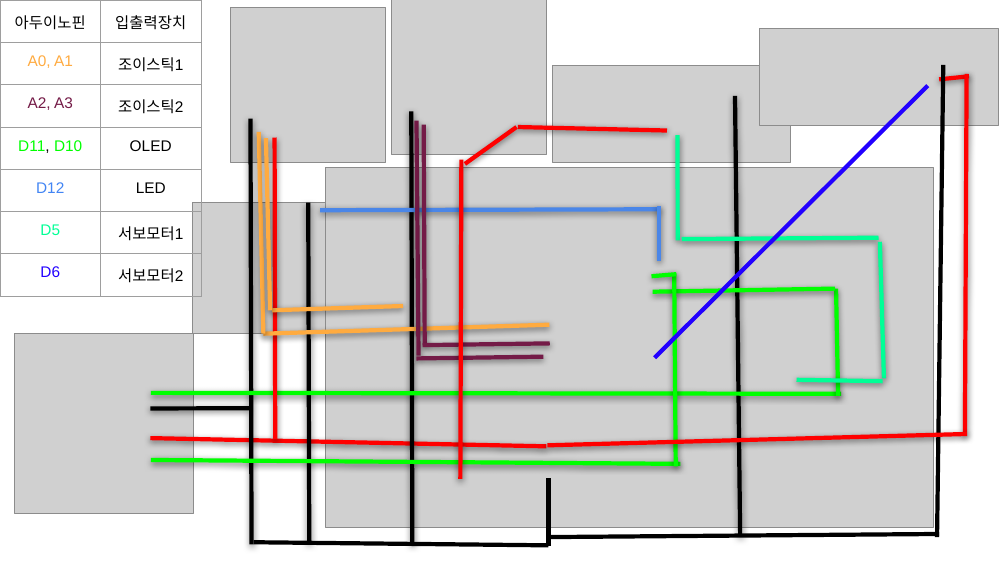
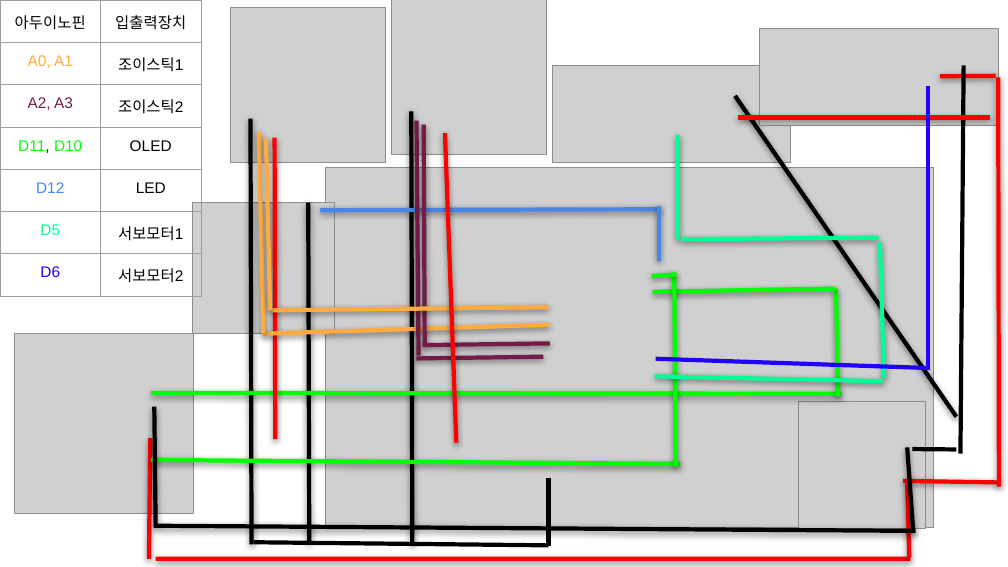
Before and after one commit to Jshong0902/ArduinoProject2, a slide deck: slide 1 of arduinoProject.pptx. Drawn at 1008x567 pixels with LibreOffice and Linux fonts; fonts in the diff are those of the drawing; grey boxes stand for pictures. Boxes give left, top, right and bottom in pixels: in the first picture for what was removed or moved away, otherwise in the second. Text is boxed around its words. In the diff, an @@ line names an element or a change of style, - is before the commit and + after.

Commit message:
결선 수정

```diff
--- a/arduinoProject.pptx
+++ b/arduinoProject.pptx
@@ line moved from (927, 86) - (654, 358) to (927, 86) - (927, 370) @@
@@ line moved from (969, 77) - (939, 80) to (996, 76) - (940, 77) @@
@@ line moved from (943, 65) - (937, 537) to (964, 66) - (961, 454) @@
@@ line moved from (967, 74) - (965, 435) to (998, 78) - (999, 487) @@
@@ line removed from (735, 96) to (740, 536) @@
@@ line added from (735, 96) to (957, 416), #000000 3 pt @@
@@ line added from (990, 118) to (738, 118), #FF0000 3 pt @@
@@ line moved from (462, 159) - (461, 479) to (445, 133) - (457, 443) @@
@@ line removed from (516, 127) to (465, 164) @@
@@ line removed from (667, 130) to (518, 127) @@
@@ line moved from (403, 306) - (272, 310) to (548, 307) - (272, 310) @@
@@ line added from (927, 368) to (655, 359), #2200FF 3 pt @@
@@ line moved from (883, 381) - (796, 380) to (883, 381) - (654, 376) @@
@@ line removed from (150, 408) to (249, 408) @@
@@ line added from (154, 406) to (155, 526), #000000 3 pt @@
@@ picture added at [798,401,925,528] @@
@@ line added from (150, 438) to (149, 558), #FF0000 3 pt @@
@@ line removed from (150, 438) to (546, 447) @@
@@ line removed from (547, 446) to (967, 434) @@
@@ line added from (907, 448) to (913, 533), #000000 3 pt @@
@@ line added from (957, 450) to (912, 450), #000000 3 pt @@
@@ line added from (903, 481) to (999, 483), #FF0000 3 pt @@
@@ line added from (909, 557) to (907, 484), #FF0000 3 pt @@
@@ line added from (153, 526) to (915, 531), #000000 3 pt @@
@@ line removed from (939, 534) to (548, 537) @@
@@ line added from (156, 558) to (910, 558), #FF0000 3 pt @@
```
